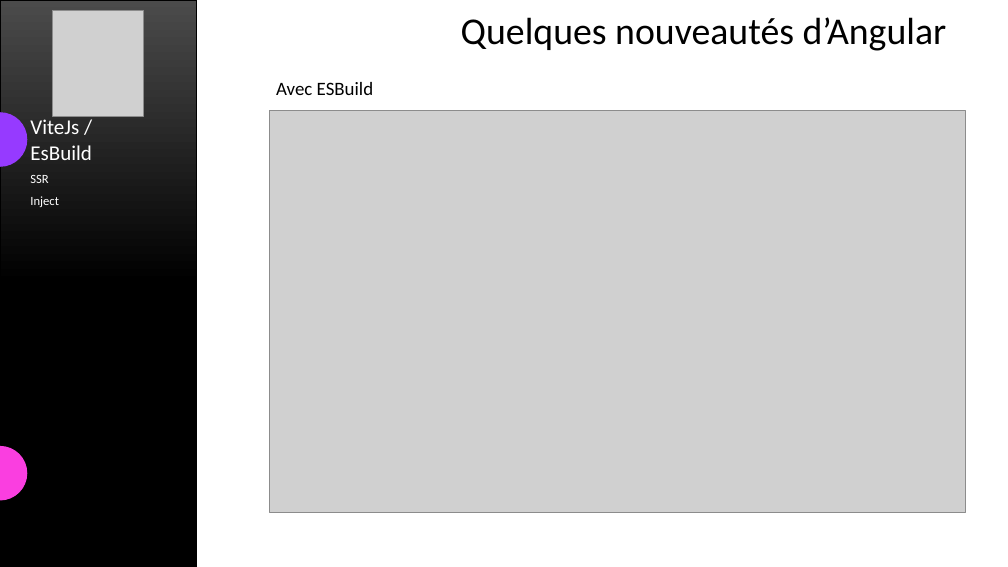
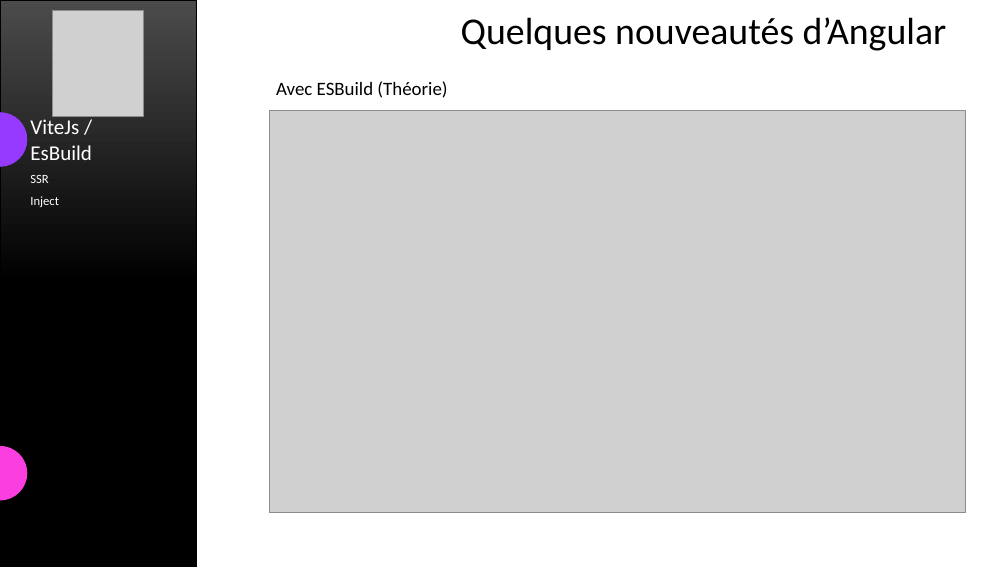
Before and after one commit to yatho/atelier-Angular17, a slide deck: slide 11 of Présentation.pptx (slide 12 before the commit). Drawn at 1008x567 pixels with LibreOffice and Linux fonts; fonts in the diff are those of the drawing; grey boxes stand for pictures. Boxes give left, top, right and bottom in pixels: in the first picture for what was removed or moved away, otherwise in the second. Text is boxed around its words. In the diff, an @@ line names an element or a change of style, - is before the commit and + after.

```diff
--- a/Présentation.pptx
+++ b/Présentation.pptx
@@ text at [276,81,447,98]: text changed @@
-Avec ESBuild
+Avec ESBuild (Théorie)
```
Also in this commit, not shown: 3 other slides changed, 1 slide removed.
